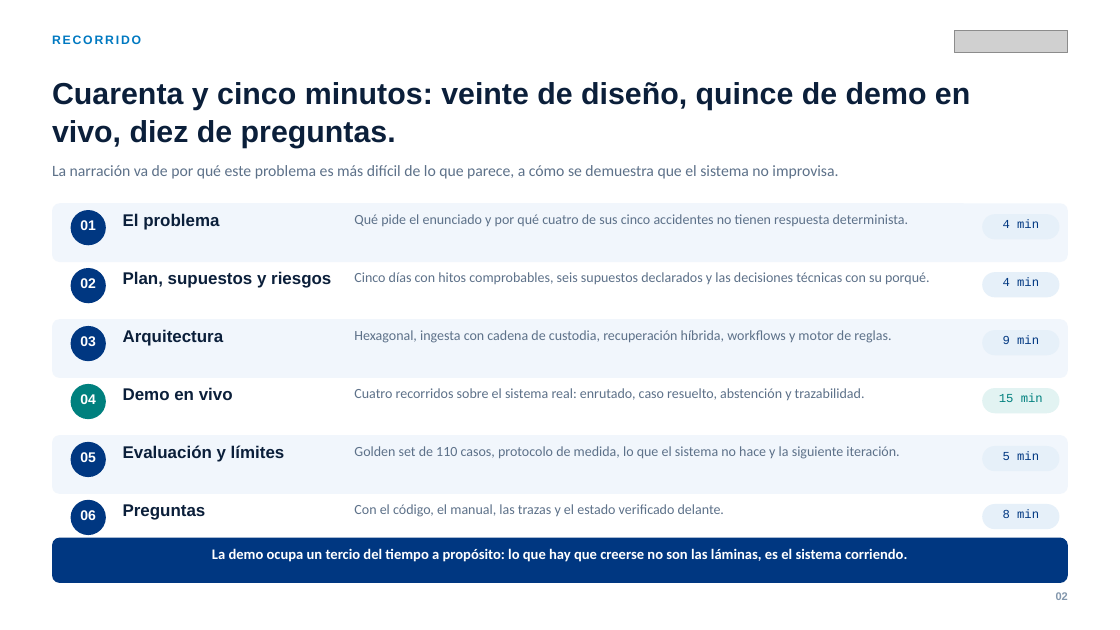
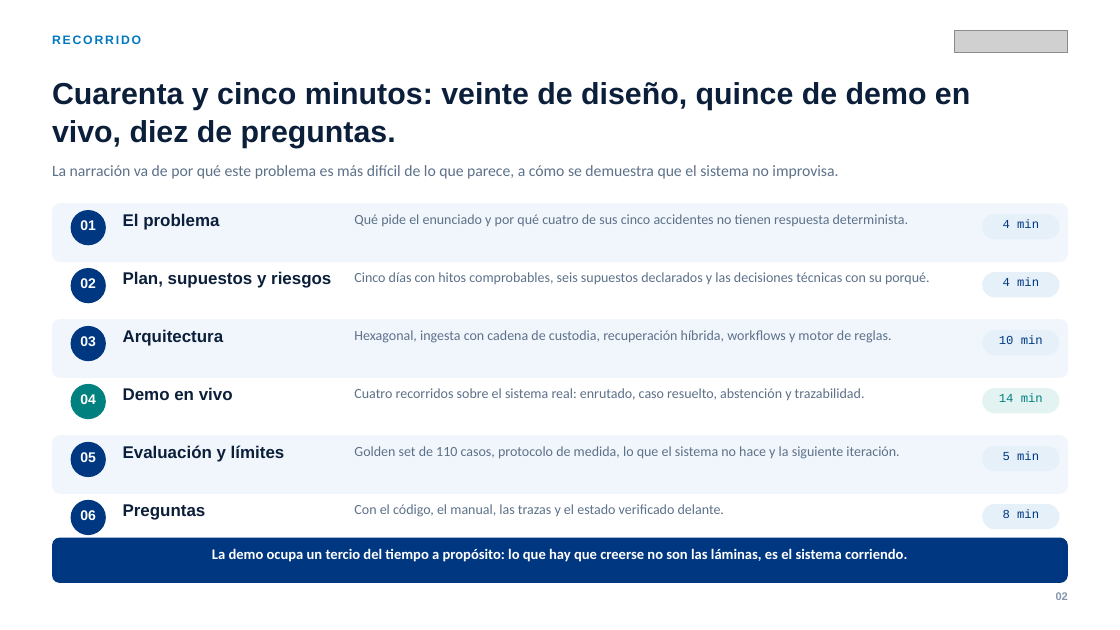
Before and after one commit to olixva/cicos-intelligence, a slide deck: slide 2 of docs/entrega/presentacion.pptx. Drawn at 1120x630 pixels with LibreOffice and Linux fonts; fonts in the diff are those of the drawing; grey boxes stand for pictures. Boxes give left, top, right and bottom in pixels: in the first picture for what was removed or moved away, otherwise in the second. Text is boxed around its words. In the diff, an @@ line names an element or a change of style, - is before the commit and + after.

```diff
--- a/docs/entrega/presentacion.pptx
+++ b/docs/entrega/presentacion.pptx
@@ text at <box>999,336,1043,344</box>: text changed @@
-9 min
+10 min
@@ text at <box>999,394,1043,402</box>: text changed @@
-15 min
+14 min
```
Also in this commit, not shown: 30 other slides changed, 2 slides added, 10 other files.
